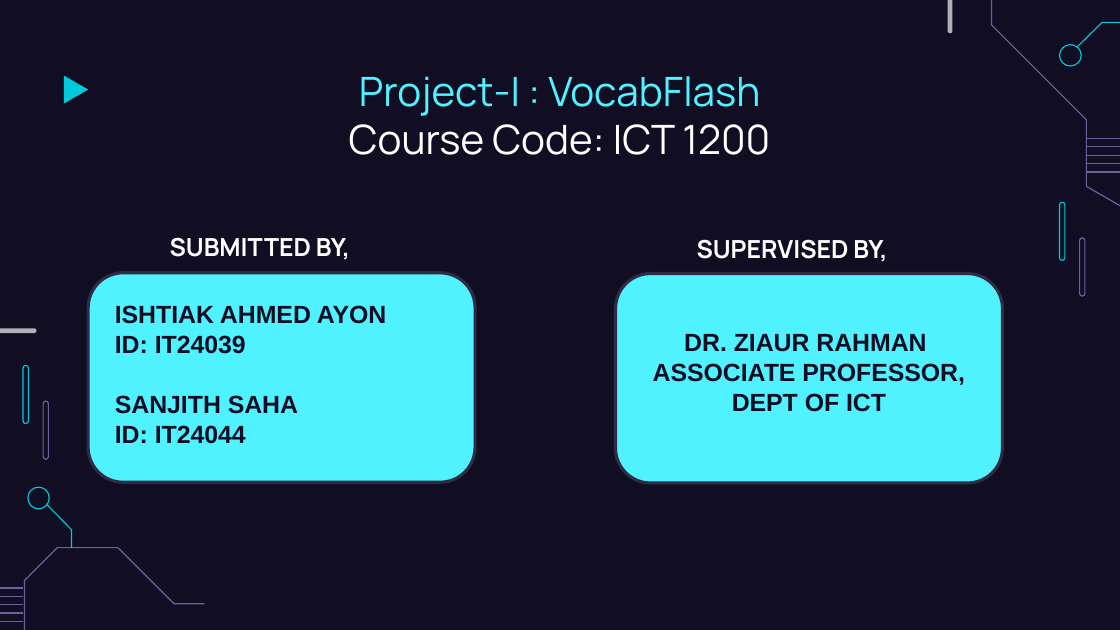
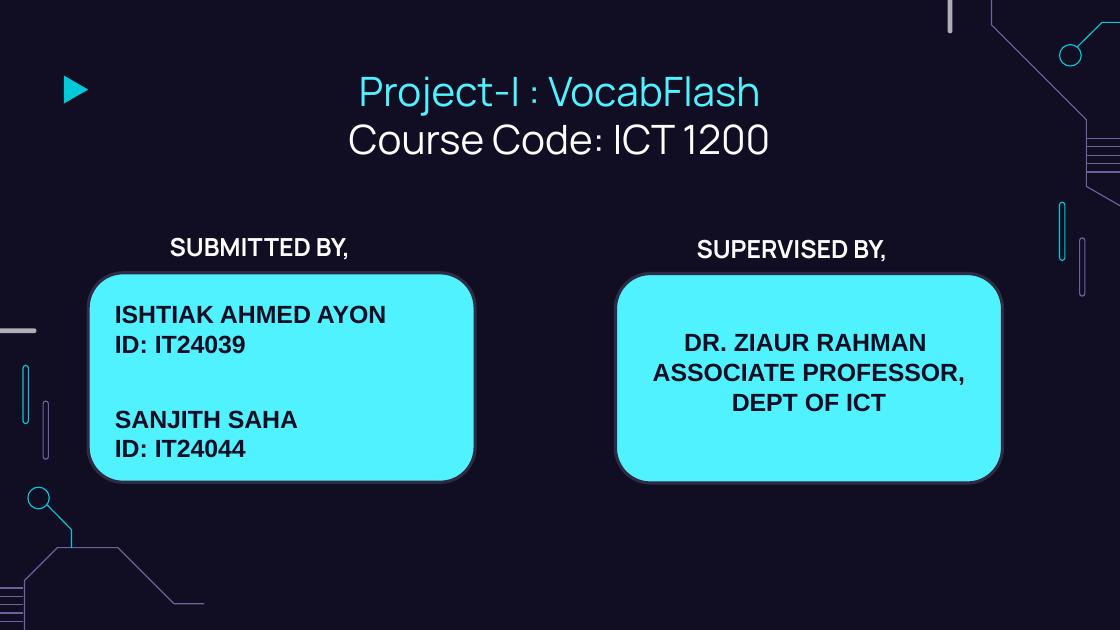
Before and after one commit to ishtiakahmedayon/VocabFlashApp, a slide deck: slide 2 of project.pptx. Drawn at 1120x630 pixels with LibreOffice and Linux fonts; fonts in the diff are those of the drawing. Boxes give left, top, right and bottom in pixels: in the first picture for what was removed or moved away, otherwise in the second. Text is boxed around its words. In the diff, an @@ line names an element or a change of style, - is before the commit and + after.

Commit message:
project pptx update

```diff
--- a/project.pptx
+++ b/project.pptx
@@ text at (x1=115, y1=410, x2=298, y2=429): line spacing 1 to 1.5 @@
```
Also in this commit, not shown: 1 other slide changed, 1 other file.
